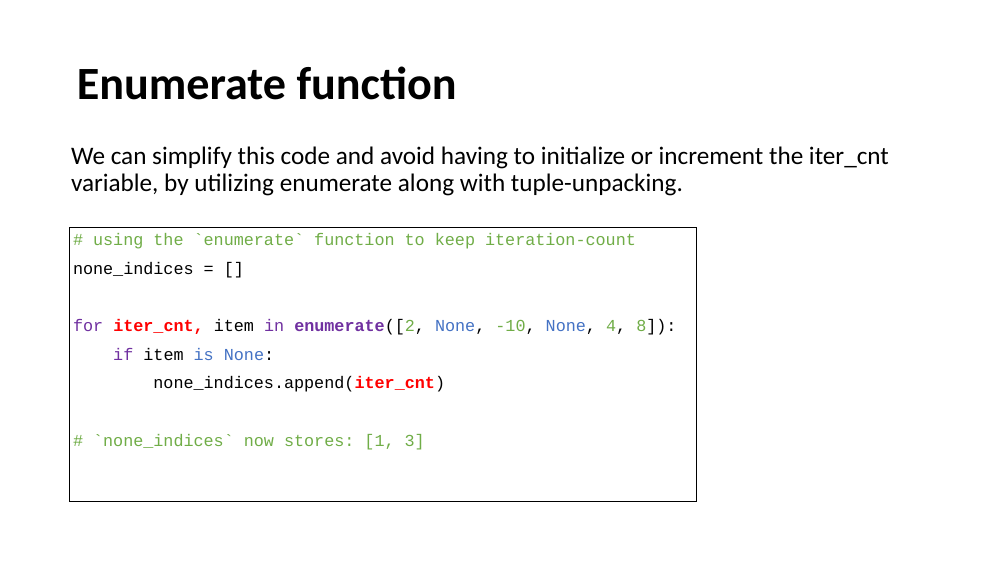
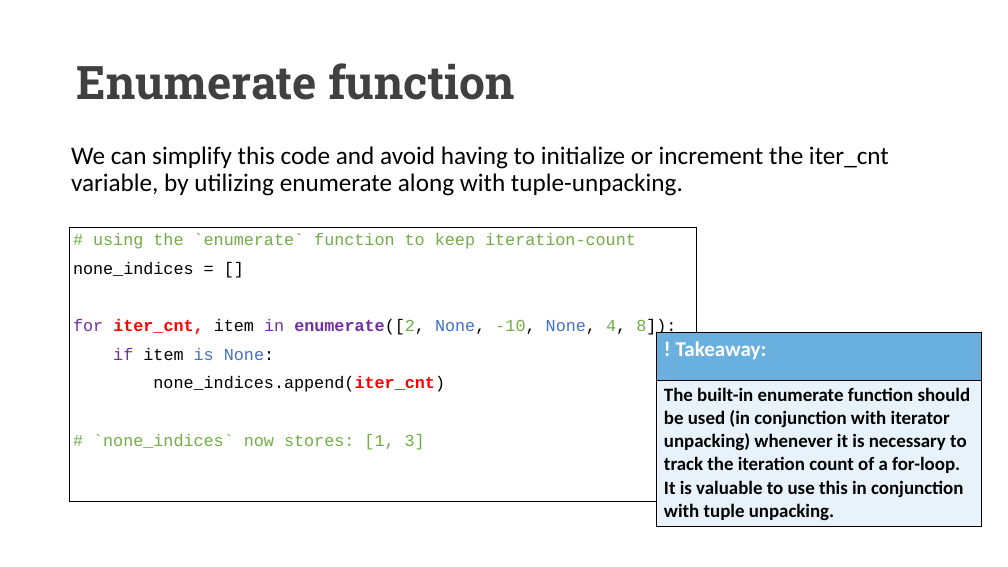
Before and after one commit to UCLL-PR2/exercises, a slide deck: slide 23 of 03-iterable&generators/programming2_iterable.pptx (slide 24 before the commit). Drawn at 1008x567 pixels with LibreOffice and Linux fonts; fonts in the diff are those of the drawing. Boxes give left, top, right and bottom in pixels: in the first picture for what was removed or moved away, otherwise in the second. Text is boxed around its words. In the diff, an @@ line names an element or a change of style, - is before the commit and + after.

```diff
--- a/03-iterable&generators/programming2_iterable.pptx
+++ b/03-iterable&generators/programming2_iterable.pptx
@@ title "Enumerate function" at (77,63,515,100): font Calibri to Roboto Slab, text colour #000000 to #404040 @@
@@ table added at (656,333,982,525), 2 rows, 1 columns @@
+! Takeaway:
+The built-in enumerate function should be used (in conjunction with iterator unpacking) whenever it is necessary to track the iteration count of a for-loop. It is valuable to use this in conjunction with tuple unpacking.
```
Also in this commit, not shown: 25 other slides changed, 5 slides added, 1 slide removed.
